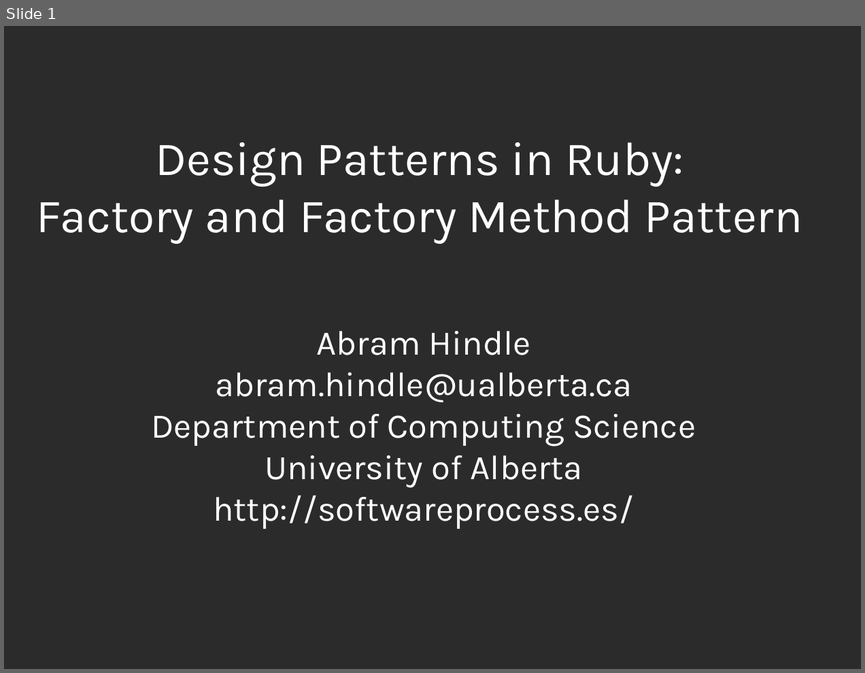
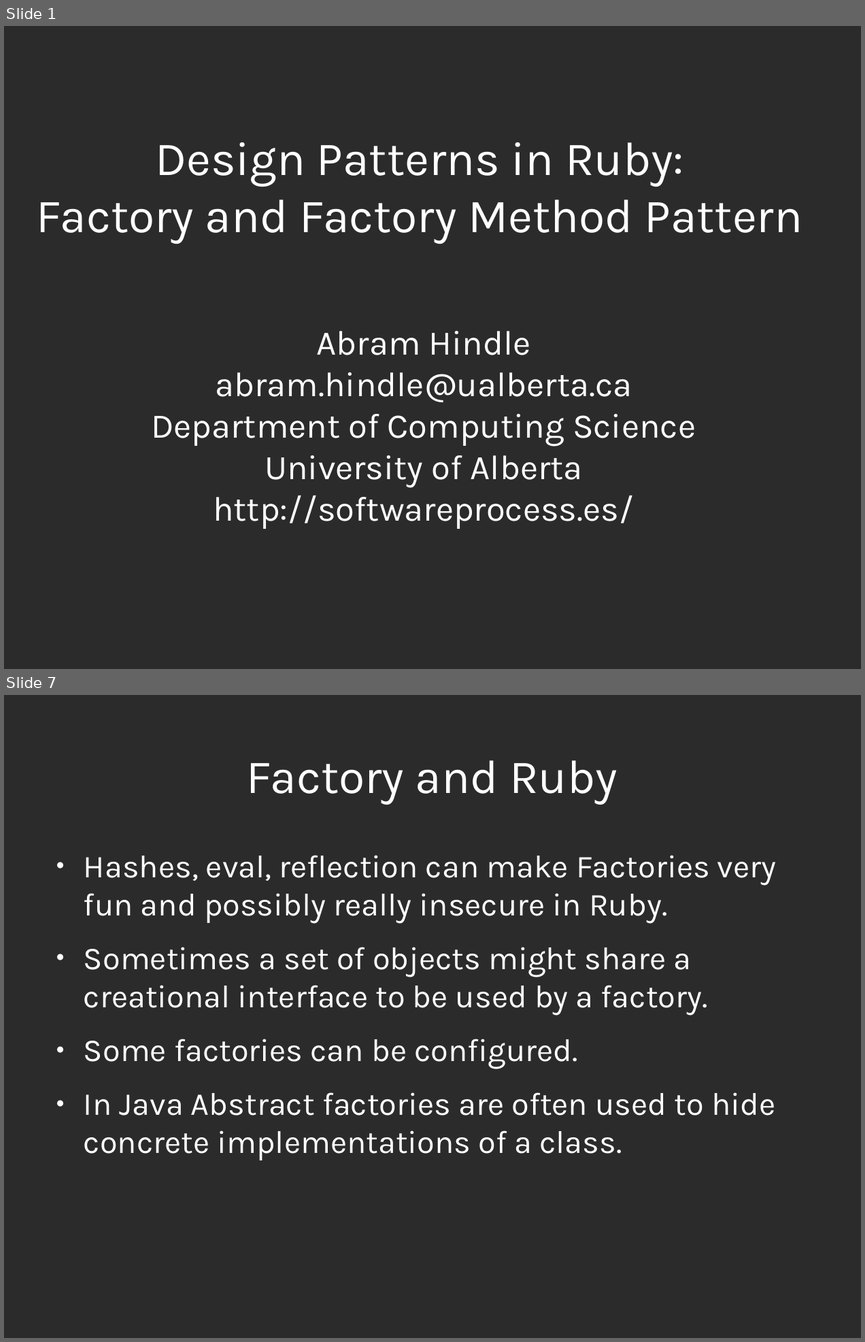
Before and after one commit to abramhindle/ruby-design-patterns, a slide deck: Factory and Factory Method.odp. Shown one above the other, each under a label of ours: slide 1 before the commit, slides 1 and 7 after it; the slides between them are not shown. The pictures are 865x673 and 865x1342 pixels, drawn with LibreOffice and Linux fonts; fonts in the diff are those of the drawing; background and template pictures are left out; a plain dark background stands for a picture behind light text. Boxes give left, top, right and bottom in pixels: in the first picture for what was removed or moved away, otherwise in the second. Text is boxed around its words. In the diff, an @@ line names an element or a change of style, - is before the commit and + after.

Commit message:
Factory Pattern

```diff
--- a/Factory and Factory Method.odp
+++ b/Factory and Factory Method.odp
@@ slide 7 added at (4,695,861,1338), background picture (left out) @@
@@ title added at (247,760,617,804), 44 pt, text #FFFFFF @@
+Factory and Ruby
@@ text added at (84,855,776,1160), 29.6 pt, text #FFFFFF @@
+● Hashes, eval, reflection can make Factories very fun and possibly really insecure in Ruby.
+● Sometimes a set of objects might share a creational interface to be used by a factory.
+● Some factories can be configured.
+● In Java Abstract factories are often used to hide concrete implementations of a class.
```
Also in this commit, not shown: 10 other slides added, 1 slide removed, 4 other files.
